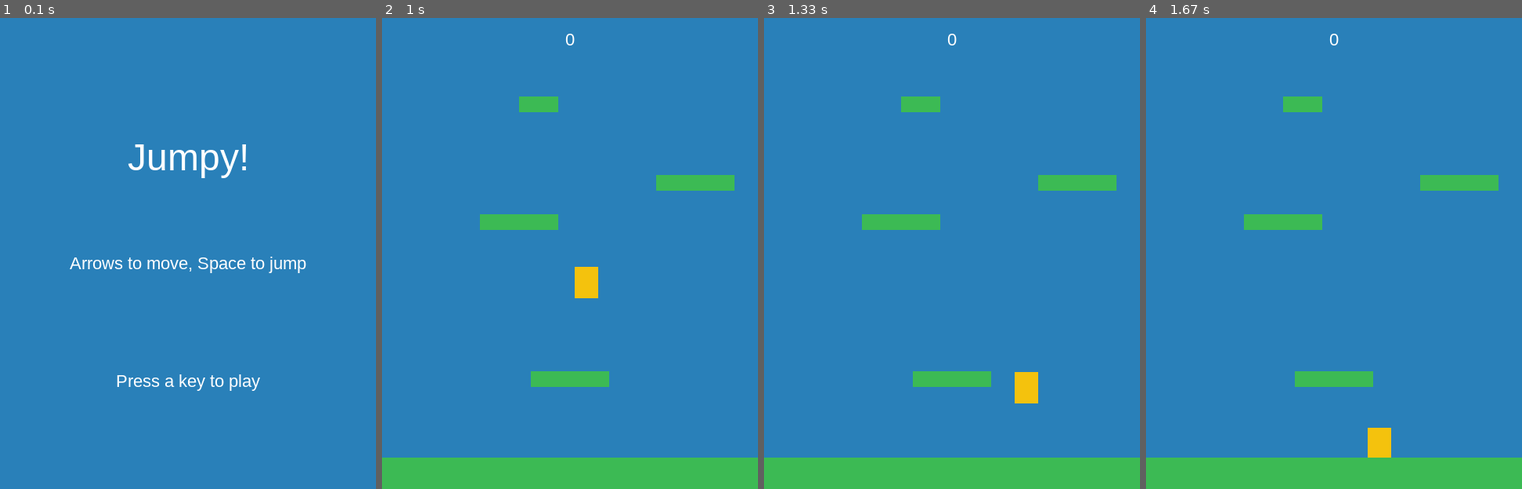
Above: before the commit, frames 1-4 (left to right).
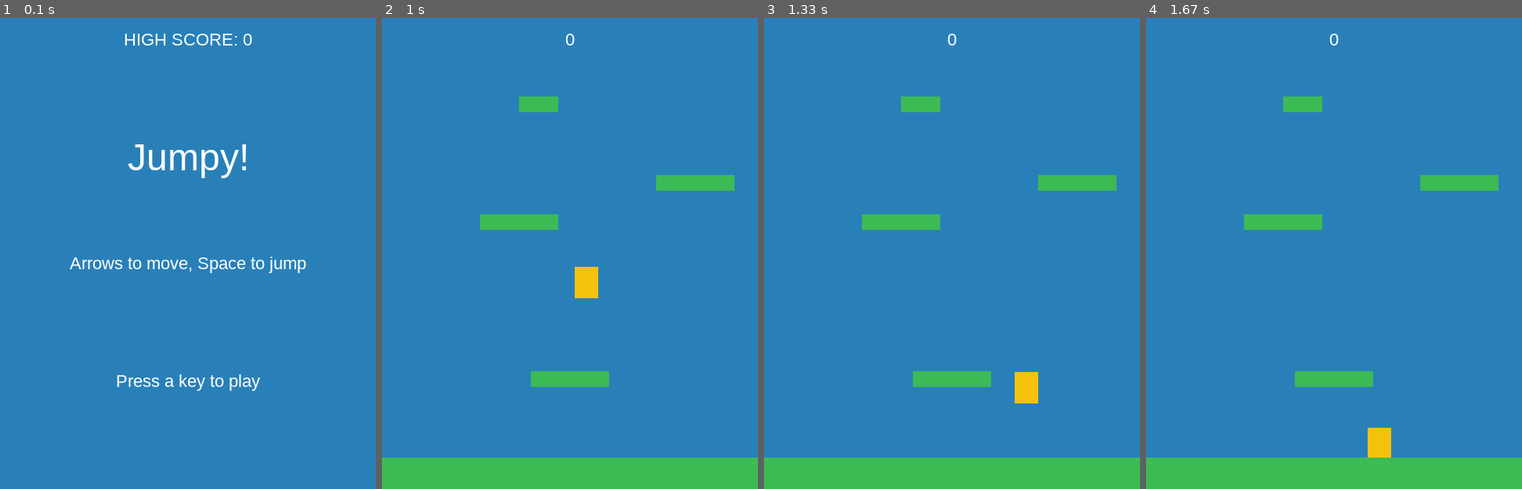
Above: after the commit, the same moments.

Repository: Seigakuin/platformer
Game: pygame game, started from main.py
Same seed, same stepped clock (60 frames per second), same inputs: the game is played once before the commit and once after it.
Inputs:
- Up to frame 1 (0.1 s): no input
- Up to frame 2 (1 s): hold Right 0.33-0.8 s; hold Right from 0.83 s (still down)
- Up to frame 3 (1.33 s): release Right at 1.3 s
- Up to frame 4 (1.67 s): hold Left from 1.33 s (still down)

The runs differ from the first frame. In frame 1, 0.3% of the frame differs, in the area x 33-68%, y 3-6%; in frame 2, nothing differs; in frame 3, nothing differs; in frame 4, nothing differs.

Commit message:
os.path / with open() / highscore

Diff:
--- a/main.py
+++ b/main.py
@@ -2,6 +2,7 @@
 import random
 from settings import *
 from sprites import *
+from os import path
 
 
 class Game:
@@ -19,6 +20,16 @@
         self.player = None
 
         self.font_name = pg.font.match_font(FONT_NAME)  # FONTを探す
+        self.load_data()
+
+    def load_data(self):
+        # HighScoreデータをロード
+        self.dir = path.dirname(__file__)
+        with open(path.join(self.dir, HS_FILE), 'w') as f:
+            try:
+                self.highscore = int(f.read())
+            except:
+                self.highscore = 0
 
     def new(self):
         # ゲームオーバー後のニューゲーム
@@ -111,6 +122,8 @@
                        HEIGHT / 2)
         self.draw_text("Press a key to play", 22, WHITE, WIDTH / 2,
                        HEIGHT * 3 / 4)
+        self.draw_text("HIGH SCORE: {}".format(str(self.highscore)), 22, WHITE,
+                       WIDTH / 2, 15)
         pg.display.flip()
         self.wait_for_key()
 
Empty file added: highscore.txt
